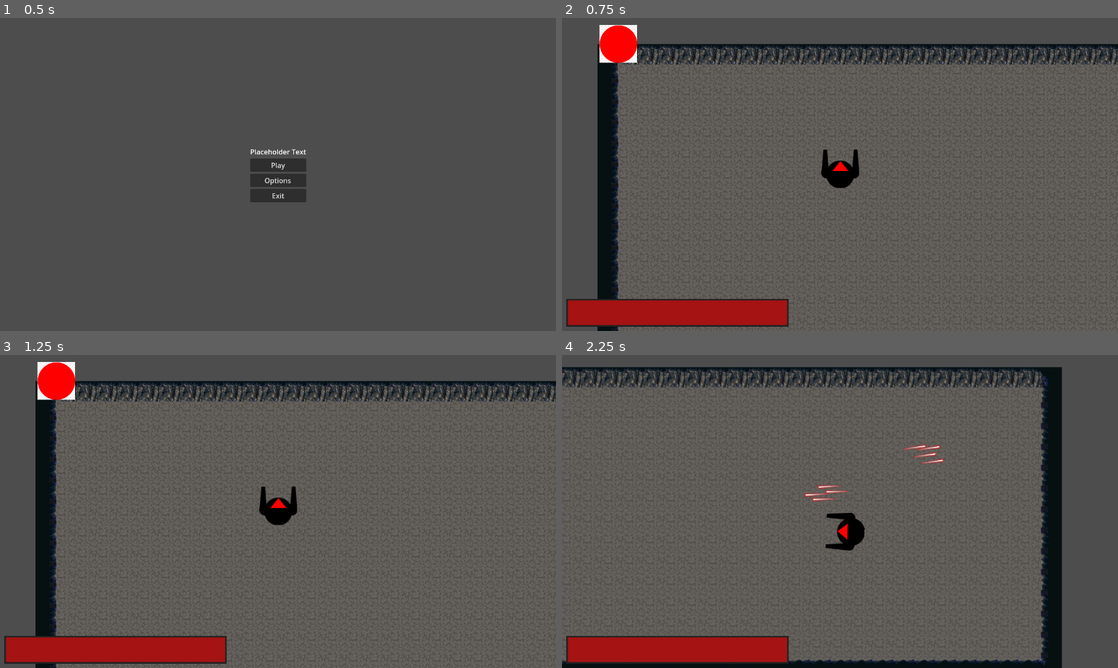
Above: before the commit, frames 1-4 (two rows, left to right).
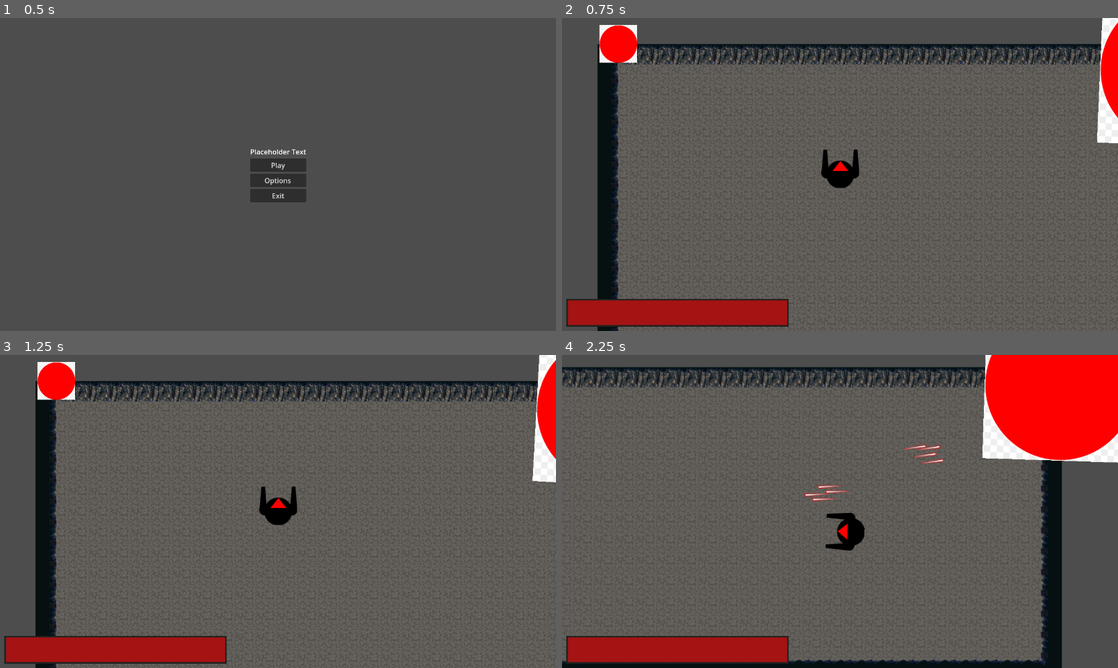
Above: after the commit, the same moments.

Repository: JehtBlack/tiny-creatures
Game: Godot game, scene res://scenes/main_menu.tscn
Same seed, same stepped clock (60 frames per second), same inputs: the game is played once before the commit and once after it.
Inputs (mouse positions are in pixels of both pictures, inside the frame that each line leads up to):
- Up to frame 1 (0.5 s): no input
- Up to frame 2 (0.75 s): click "Play" at 0.5 s
- Up to frame 3 (1.25 s): no input
- Up to frame 4 (2.25 s): move the mouse to (962, 495) at 1.27 s; hold D (Right) 1.28-2.03 s; click (962, 495) at 1.35 s; move the mouse to (728, 527) at 2.02 s; hold S (Backward) from 2.03 s (still down); right-click (728, 527) at 2.1 s

Frame 1 is identical in both runs. In frame 2, 1.3% of the frame differs, in the area x 96-100%, y 0-40%; in frame 3, 1.5%; in frame 4, 8.1%, in the area x 75-100%, y 0-35%.

Commit message:
Added Glocklin Pickup

Diff:
--- /dev/null
+++ b/scenes/glocklin.gd
@@ -0,0 +1,58 @@
+extends CharacterBody2D
+
+@export var gun: PackedScene
+
+var run_speed = 50
+var health = 10
+var player = null
+var wander_timer: Timer
+var wander_time_min: float = 0.2
+var wander_time_max: float = 2.0
+
+func _ready() -> void:
+	wander_timer = Timer.new()
+	add_child(wander_timer)
+	wander_timer.one_shot = true
+	_adjust_wander_time()
+
+func _adjust_wander_time():
+	wander_timer.wait_time = randf_range(wander_time_min, wander_time_max)
+
+func wander():
+	if player == null:
+		if wander_timer.is_stopped():
+			_adjust_wander_time()
+			wander_timer.start()
+			var direction = Vector2.RIGHT.rotated(randf_range(0.0, PI * 2))
+			velocity = direction * (run_speed / 2.0)
+			look_at(direction)
+
+
+
+
+
+func _physics_process(_delta):
+	if player != null:
+		var direction = position.direction_to(player.position)
+		direction = direction.rotated(PI)
+		velocity = direction * run_speed
+		look_at(direction)
+	wander()
+	move_and_slide()
+
+
+
+
+func _on_area_2d_body_entered(body: Node2D) -> void:
+	player = body
+	print("Glocklin being chased")
+
+
+func _on_area_2d_body_exited(_body: Node2D) -> void:
+	player = null
+	print("You picked the wrong house fool!")
+
+
+func _on_area_pickup_body_entered(body: Node2D) -> void:
+	body._add_gun(gun)
+	queue_free()
--- /dev/null
+++ b/scenes/glocklin.tscn
@@ -0,0 +1,41 @@
+[gd_scene load_steps=7 format=3 uid="uid://bkukcftehuhj4"]
+
+[ext_resource type="Script" path="res://scenes/glocklin.gd" id="1_17nfb"]
+[ext_resource type="Texture2D" uid="uid://qcid6f4rtnon" path="res://assets/sprites/png-clipart-round-red-illustration-red-circle-miscellaneous-shapes-thumbnail.png" id="2_57g8n"]
+[ext_resource type="PackedScene" uid="uid://e5ts482qt8xw" path="res://scenes/gun.tscn" id="2_xwy65"]
+
+[sub_resource type="CircleShape2D" id="CircleShape2D_4olo4"]
+radius = 198.003
+
+[sub_resource type="CircleShape2D" id="CircleShape2D_uxpil"]
+radius = 576.782
+
+[sub_resource type="CapsuleShape2D" id="CapsuleShape2D_su70n"]
+
+[node name="CharacterBody2D" type="CharacterBody2D"]
+collision_layer = 4
+script = ExtResource("1_17nfb")
+gun = ExtResource("2_xwy65")
+
+[node name="Sprite2D" type="Sprite2D" parent="."]
+texture = ExtResource("2_57g8n")
+
+[node name="AreaPickup" type="Area2D" parent="."]
+collision_layer = 16
+
+[node name="CollisionShape2D" type="CollisionShape2D" parent="AreaPickup"]
+shape = SubResource("CircleShape2D_4olo4")
+
+[node name="AreaNotice" type="Area2D" parent="."]
+collision_layer = 16
+
+[node name="CollisionShape2D" type="CollisionShape2D" parent="AreaNotice"]
+shape = SubResource("CircleShape2D_uxpil")
+debug_color = Color(0.944725, 0.175683, 0.40366, 0.42)
+
+[node name="CollisionShape2DChar" type="CollisionShape2D" parent="."]
+shape = SubResource("CapsuleShape2D_su70n")
+
+[connection signal="body_entered" from="AreaPickup" to="." method="_on_area_pickup_body_entered"]
+[connection signal="body_entered" from="AreaNotice" to="." method="_on_area_2d_body_entered"]
+[connection signal="body_exited" from="AreaNotice" to="." method="_on_area_2d_body_exited"]
--- a/scenes/gun.tscn
+++ b/scenes/gun.tscn
@@ -1,9 +1,11 @@
-[gd_scene load_steps=2 format=3 uid="uid://e5ts482qt8xw"]
+[gd_scene load_steps=3 format=3 uid="uid://e5ts482qt8xw"]
 
 [ext_resource type="Script" path="res://scenes/gun.gd" id="1_vo6wq"]
+[ext_resource type="PackedScene" uid="uid://ciubqusvuudhf" path="res://scenes/bullet.tscn" id="2_utg78"]
 
 [node name="Gun" type="Node2D"]
 script = ExtResource("1_vo6wq")
+bullet = ExtResource("2_utg78")
 
 [node name="Sprite2D" type="Sprite2D" parent="."]
 
--- a/scenes/player.gd
+++ b/scenes/player.gd
@@ -45,7 +45,8 @@
 		_add_gun_to_container(gun, $LeftGuns if randi() % 2 == 0 else $RightGuns)
 
 func _add_gun_to_container(gun: PackedScene, container: Node2D):
-	var new_gun = gun.instantiate()
+	var new_gun = gun.instantiate() as Node2D
+	new_gun.transform = container.transform
 	container.add_child(new_gun)
 
 func shoot():
--- a/scenes/super_level.tscn
+++ b/scenes/super_level.tscn
@@ -1,10 +1,11 @@
-[gd_scene load_steps=6 format=4 uid="uid://dqoxhn6h3ht8f"]
+[gd_scene load_steps=7 format=4 uid="uid://dqoxhn6h3ht8f"]
 
 [ext_resource type="Script" path="res://scenes/super_level.gd" id="1_bg3g2"]
 [ext_resource type="PackedScene" uid="uid://bpwqtcpbrjyqo" path="res://scenes/hud.tscn" id="2_fhvde"]
 [ext_resource type="PackedScene" uid="uid://2k4goowntk4a" path="res://scenes/player.tscn" id="2_hje26"]
 [ext_resource type="TileSet" uid="uid://b3hcgxb56uflb" path="res://scenes/cave.tres" id="2_i12ur"]
 [ext_resource type="PackedScene" uid="uid://nkvpadg1tdl8" path="res://scenes/basic_enemy.tscn" id="4_l1xq3"]
+[ext_resource type="PackedScene" uid="uid://bkukcftehuhj4" path="res://scenes/glocklin.tscn" id="6_7cgny"]
 
 [node name="SuperLevel" type="Node2D"]
 script = ExtResource("1_bg3g2")
@@ -31,4 +32,7 @@
 
 [node name="BasicEnemy" parent="." instance=ExtResource("4_l1xq3")]
 
+[node name="CharacterBody2D" parent="." instance=ExtResource("6_7cgny")]
+position = Vector2(1284, 56)
+
 [connection signal="spawn_projectile" from="Player" to="." method="_on_player_spawn_projectile"]
